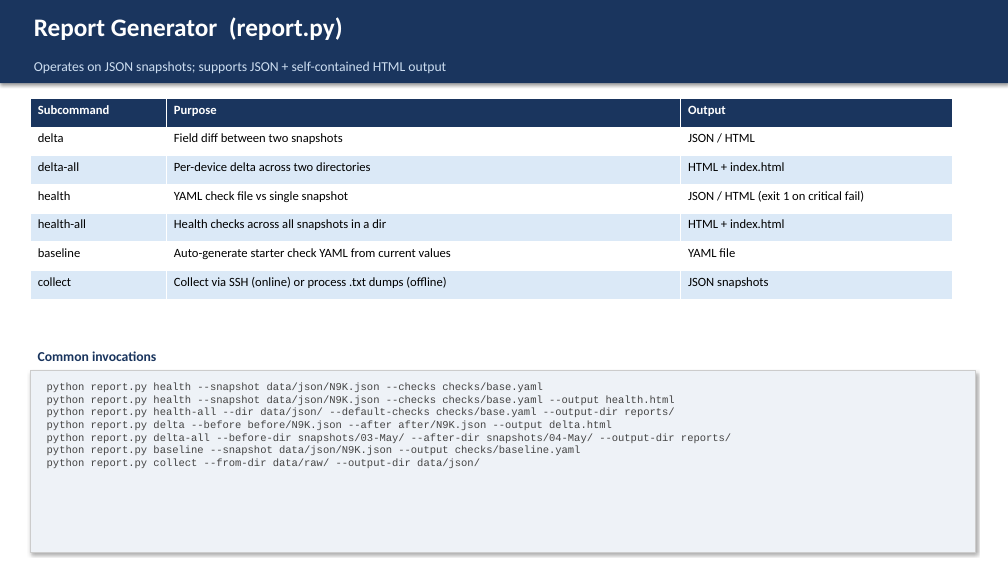
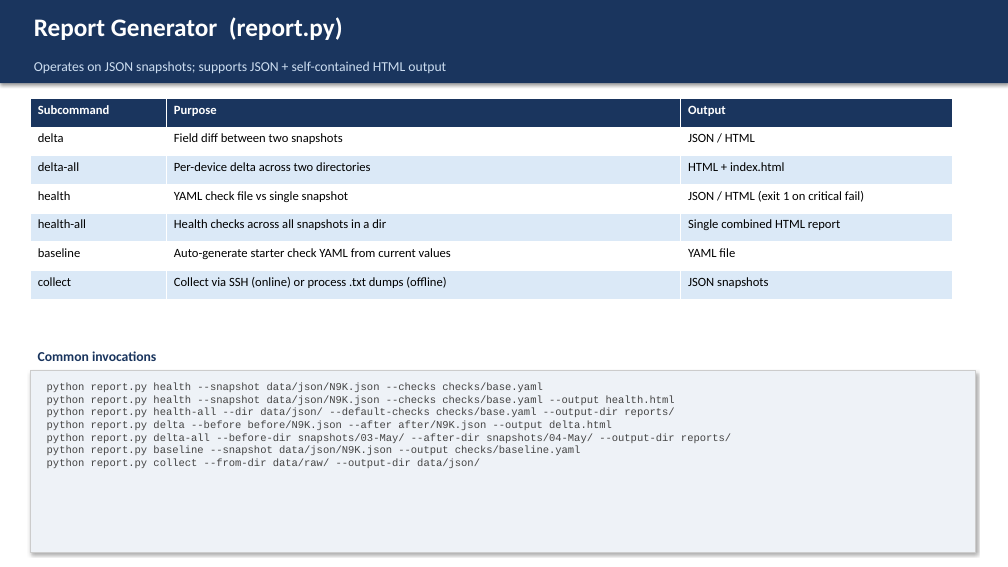
Before and after one commit to omi23484/checklist-project, a slide deck: slide 10 of network_cli_parser/PARSER_SOP.pptx. Drawn at 1008x567 pixels with LibreOffice and Linux fonts; fonts in the diff are those of the drawing. Boxes give left, top, right and bottom in pixels: in the first picture for what was removed or moved away, otherwise in the second. Text is boxed around its words. In the diff, an @@ line names an element or a change of style, - is before the commit and + after.

```diff
--- a/network_cli_parser/PARSER_SOP.pptx
+++ b/network_cli_parser/PARSER_SOP.pptx
@@ table at box(30, 98, 953, 299) @@
-row 5, column 3: HTML + index.html
+row 5, column 3: Single combined HTML report
```
Also in this commit, not shown: 2 other slides changed, 2 other files.
